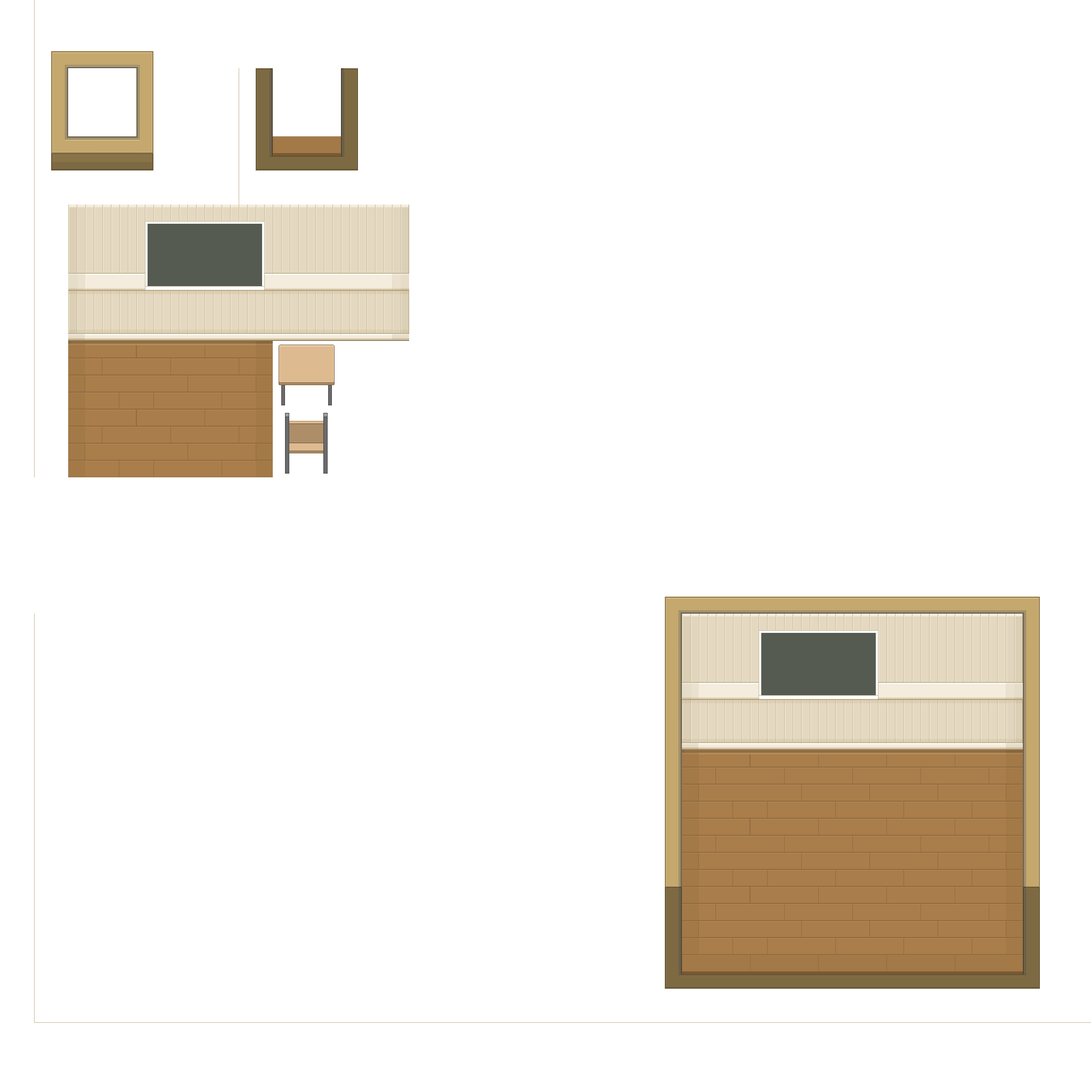
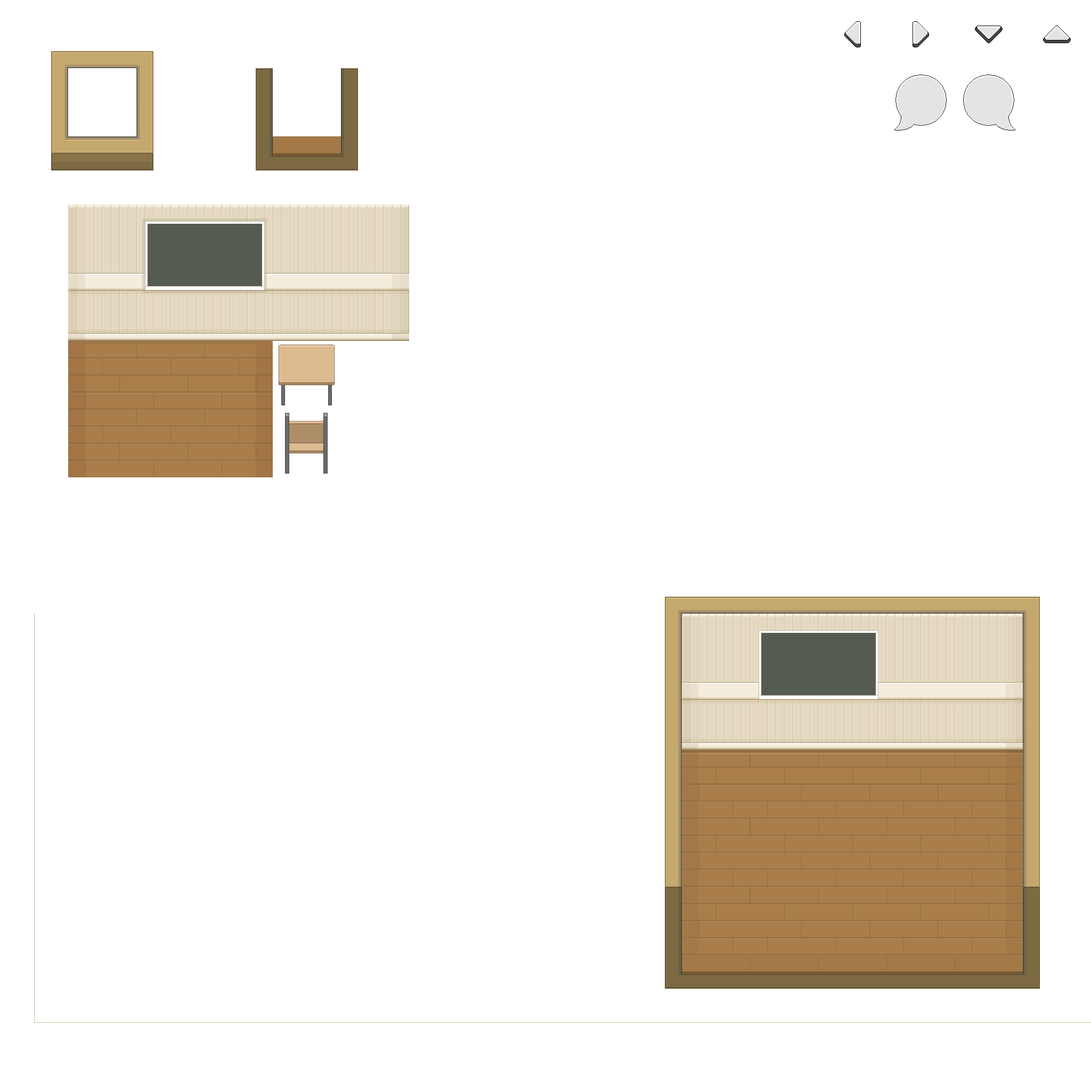
Comparing the layer stacks of the two 1091 × 1091 images. Changes:
added layer "LeftBubble" above "RightBubble" over bbox(894, 74, 948, 131)
added layer "RightBubble" above "Arrows" over bbox(963, 74, 1017, 131)
added layer "Arrows" above "Layer 9" over bbox(844, 21, 1072, 48)
painted on "Layer 9" over bbox(34, 0, 273, 478)
hid "Background" over bbox(34, 0, 1072, 478)
